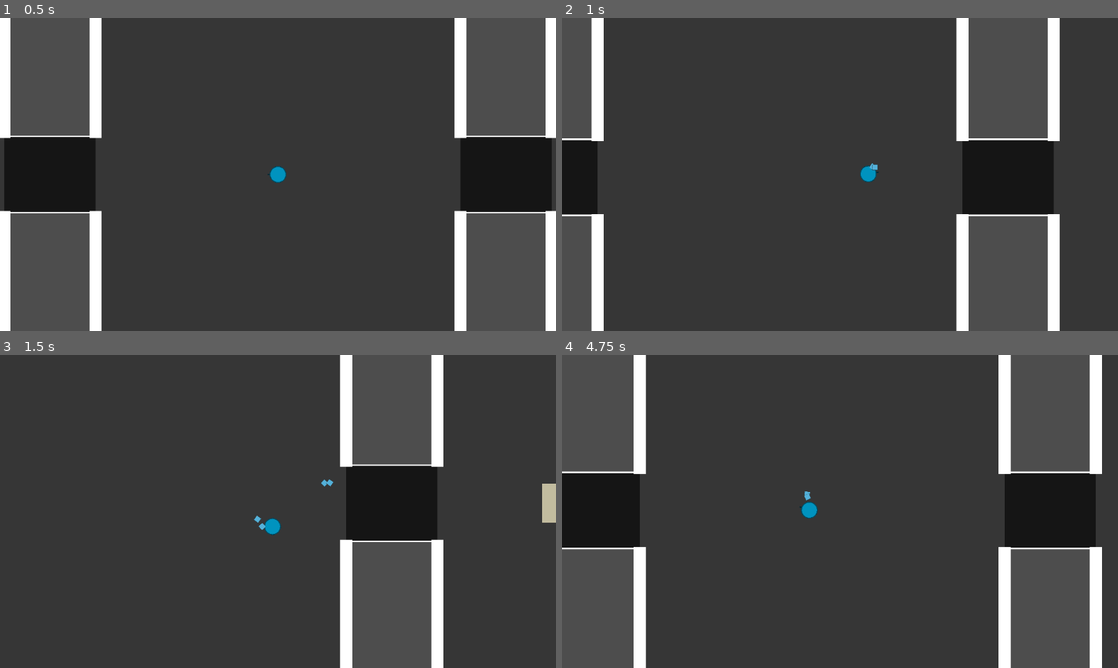
Above: before the commit, frames 1-4 (two rows, left to right).
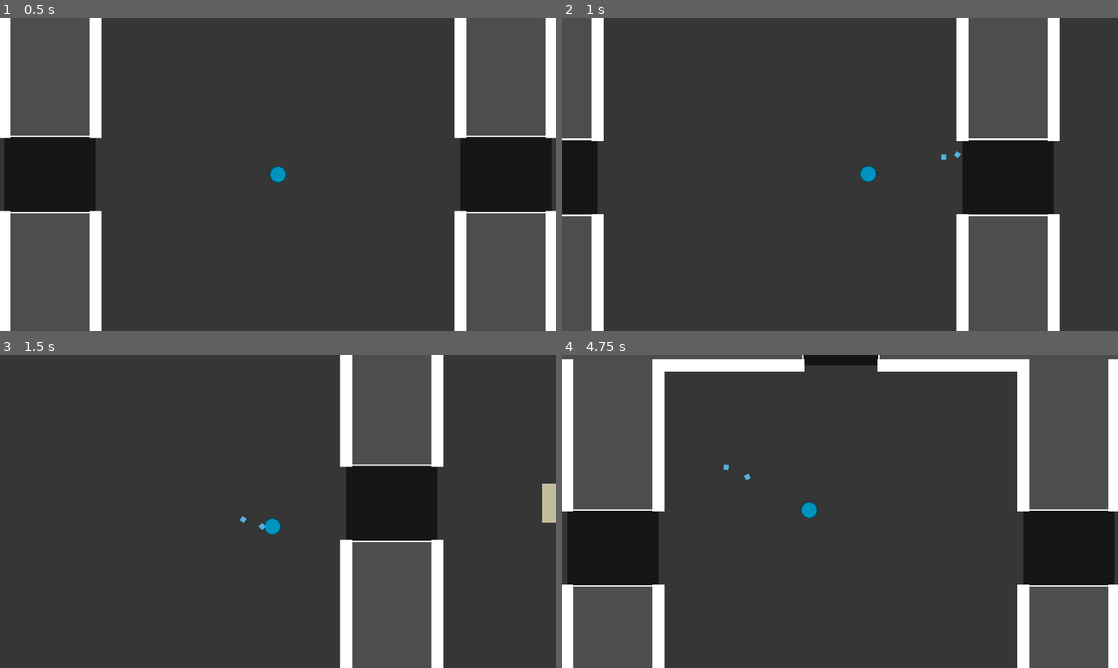
Above: after the commit, the same moments.

Repository: doanryderrhythm/thesis-1-vng-game
Game: Godot game, scene res://scenes/main_scenes/play_scene.tscn
Same seed, same stepped clock (60 frames per second), same inputs: the game is played once before the commit and once after it.
Inputs (mouse positions are in pixels of both pictures, inside the frame that each line leads up to):
- Up to frame 1 (0.5 s): no input
- Up to frame 2 (1 s): tap Enter at 0.5 s; move the mouse to (962, 158) at 0.52 s; hold Right (right) from 0.53 s (still down); tap Space (dash) at 0.6 s; click (962, 158) at 0.67 s
- Up to frame 3 (1.5 s): move the mouse to (166, 527) at 1.27 s; release Right (right) at 1.28 s; hold Down (down) from 1.28 s (still down); tap Space (dash) at 1.35 s; click (166, 527) at 1.42 s
- Up to frame 4 (4.75 s): move the mouse to (895, 442) at 2.02 s; release Down (down) at 2.03 s; hold Right (right) 2.03-2.78 s; tap Space (dash) every 0.75 s from 2.1 to 4.35 s; click (895, 442) at 2.17 s; move the mouse to (812, 574) at 2.77 s; hold Up (up) 2.78-3.53 s; click (812, 574) at 2.92 s; move the mouse to (1006, 558) at 3.52 s; hold Left (left) from 3.53 s (still down); click (1006, 558) at 3.67 s; move the mouse to (673, 464) at 4.27 s; click (673, 464) at 4.42 s

Frame 1 is identical in both runs. In frame 2, less than 0.1% of the frame differs, in the area x 55-72%, y 42-49%; in frame 3, less than 0.1%; in frame 4, 22%, in the area x 0-100%, y 0-100%.

Commit message:
Added glow to particles, dash limit and faster bullet speed

Diff:
--- a/untitled-thesis-1-game/effects/base_enemy_spawn.tscn
+++ b/untitled-thesis-1-game/effects/base_enemy_spawn.tscn
@@ -1,14 +1,20 @@
 [gd_scene format=3 uid="uid://ed6q6p200gt3"]
 
 [ext_resource type="Script" uid="uid://dkm1vnhai3fa5" path="res://scripts/effects/enemy_spawn_effects.gd" id="1_1gyfs"]
+[ext_resource type="Texture2D" uid="uid://blmvcbloyiin4" path="res://sprites/effects/glow.png" id="1_55x8x"]
+
+[sub_resource type="CanvasItemMaterial" id="CanvasItemMaterial_55x8x"]
+blend_mode = 1
 
 [sub_resource type="Gradient" id="Gradient_dd45t"]
 offsets = PackedFloat32Array(0, 0.109375, 0.7864583, 1)
 colors = PackedColorArray(1, 1, 1, 0, 1, 1, 1, 1, 1, 1, 1, 1, 1, 1, 1, 0)
 
 [node name="BaseEnemySpawn" type="CPUParticles2D" unique_id=1169418286]
+material = SubResource("CanvasItemMaterial_55x8x")
 emitting = false
 amount = 100
+texture = ExtResource("1_55x8x")
 lifetime = 1.5
 one_shot = true
 emission_shape = 1
@@ -18,8 +24,8 @@
 orbit_velocity_max = 0.3
 tangential_accel_max = 5.17
 angle_max = 360.0
-scale_amount_min = 5.0
-scale_amount_max = 9.13
+scale_amount_min = 0.2
+scale_amount_max = 0.4
 color_ramp = SubResource("Gradient_dd45t")
 script = ExtResource("1_1gyfs")
 
--- a/untitled-thesis-1-game/scenes/main_scenes/play_scene.tscn
+++ b/untitled-thesis-1-game/scenes/main_scenes/play_scene.tscn
@@ -6,9 +6,9 @@
 
 [node name="Rooms" type="Node2D" parent="." unique_id=1728958944]
 
+[node name="Enemies" type="Node2D" parent="." unique_id=95174209]
+
 [node name="EnemyParticles" type="Node2D" parent="." unique_id=472076047]
-
-[node name="Enemies" type="Node2D" parent="." unique_id=95174209]
 
 [node name="Player" parent="." unique_id=556700346 instance=ExtResource("1_tt14s")]
 
--- a/untitled-thesis-1-game/scenes/player/player.tscn
+++ b/untitled-thesis-1-game/scenes/player/player.tscn
@@ -106,7 +106,11 @@
 wait_time = 0.2
 one_shot = true
 
+[node name="DashWaitTimer" type="Timer" parent="." unique_id=1809352841]
+wait_time = 2.0
+
 [node name="ShootingDelayTimer" type="Timer" parent="." unique_id=1597221770]
 wait_time = 0.05
 
+[connection signal="timeout" from="DashWaitTimer" to="." method="_on_dash_wait_timer_timeout"]
 [connection signal="timeout" from="ShootingDelayTimer" to="." method="_on_shooting_delay_timer_timeout"]
--- a/untitled-thesis-1-game/scripts/autoload/value_storer.gd
+++ b/untitled-thesis-1-game/scripts/autoload/value_storer.gd
@@ -19,6 +19,8 @@
 var player_default_rate: float = 1.0
 var player_dash_rate: float = 3.0
 var enemy_radius: float = 55.0
+var player_bullet_speed_mult: float = 3.0
+var max_dash_count: int = 3
 #endregion
 
 #region HEALTH
--- a/untitled-thesis-1-game/scripts/effects/enemy_spawn_effects.gd
+++ b/untitled-thesis-1-game/scripts/effects/enemy_spawn_effects.gd
@@ -6,7 +6,21 @@
 var first_point: Vector2
 var last_point: Vector2
 
+var is_moving: bool = false
+
+var inst_enemy: BaseEnemy = null
+
 func _ready() -> void:
+	var move_ability: float = randf_range(0.0, 1.0)
+	if move_ability > 0.5:
+		is_moving = true
+
+	inst_enemy = enemy_scene.instantiate()
+	if is_moving:
+		color = inst_enemy.enemy_stats.enemy_color_moving
+	else:
+		color = inst_enemy.enemy_stats.enemy_color
+
 	emitting = true
 	pass
 
@@ -15,12 +29,6 @@
 	if parent == null:
 		push_error("Enemies node not found!")
 		return
-
-	var inst_enemy = enemy_scene.instantiate()
-	var move_ability: float = randf_range(0.0, 1.0)
-	var is_moving: bool = false
-	if move_ability > 0.5:
-		is_moving = true
 
 	inst_enemy.position = self.position
 	inst_enemy.is_moving = is_moving
--- a/untitled-thesis-1-game/scripts/player/player.gd
+++ b/untitled-thesis-1-game/scripts/player/player.gd
@@ -24,10 +24,12 @@
 
 @onready var _shoot_markers_storer = $ShootingMarkers
 var _shoot_markers: Array[Marker2D]
+@onready var _shooting_delay_timer: Timer = $ShootingDelayTimer
 
-@onready var _shooting_delay_timer: Timer = $ShootingDelayTimer
 @onready var _dash_timer: Timer = $DashTimer
+@onready var _dash_wait_timer: Timer = $DashWaitTimer
 var _dash_direction_vector: Vector2 = Vector2(0, 0)
+var _dash_count: int = ValueStorer.max_dash_count
 
 @onready var _triangle_hurt_collision: CollisionPolygon2D = $HurtAreas/TriangleHurtArea2D/CollisionPolygon2D
 @onready var _square_hurt_collision: CollisionShape2D = $HurtAreas/SquareHurtArea2D/CollisionShape2D
@@ -72,9 +74,16 @@
 
 func manage_dash() -> void:
 	if Input.is_action_just_pressed(ValueStorer.key_dash):
+		if _dash_count <= 0:
+			return
+
+		_dash_count -= 1
 		_dash_direction_vector = Vector2(cos(rotation), sin(rotation))
 		toggle_dash(true)
 		_dash_timer.start()
+
+		if _dash_count <= 0:
+			_dash_wait_timer.start()
 
 	if Input.is_action_pressed(ValueStorer.key_dash):
 		if _dash_timer.is_stopped():
@@ -95,7 +104,7 @@
 		var bullet = _bullet_scene.instantiate()
 		bullet.global_position = _shoot_markers[i].global_position
 		bullet.texture = _bullet_stats.texture
-		bullet.speed = randf_range(_bullet_stats.min_speed, _bullet_stats.max_speed)
+		bullet.speed = randf_range(_bullet_stats.min_speed, _bullet_stats.max_speed) * ValueStorer.player_bullet_speed_mult
 		bullet.angle = rotation
 		bullet.damage = _bullet_stats.damage
 		get_tree().current_scene.add_child(bullet)
@@ -154,3 +163,7 @@
 	_shooting_delay_timer.start()
 	shoot_bullet()
 	pass
+
+func _on_dash_wait_timer_timeout() -> void:
+	_dash_count = ValueStorer.max_dash_count
+	pass # Replace with function body.
Binary file added: untitled-thesis-1-game/sprites/effects/glow.png
Not shown, added: untitled-thesis-1-game/sprites/effects/glow.png.import
